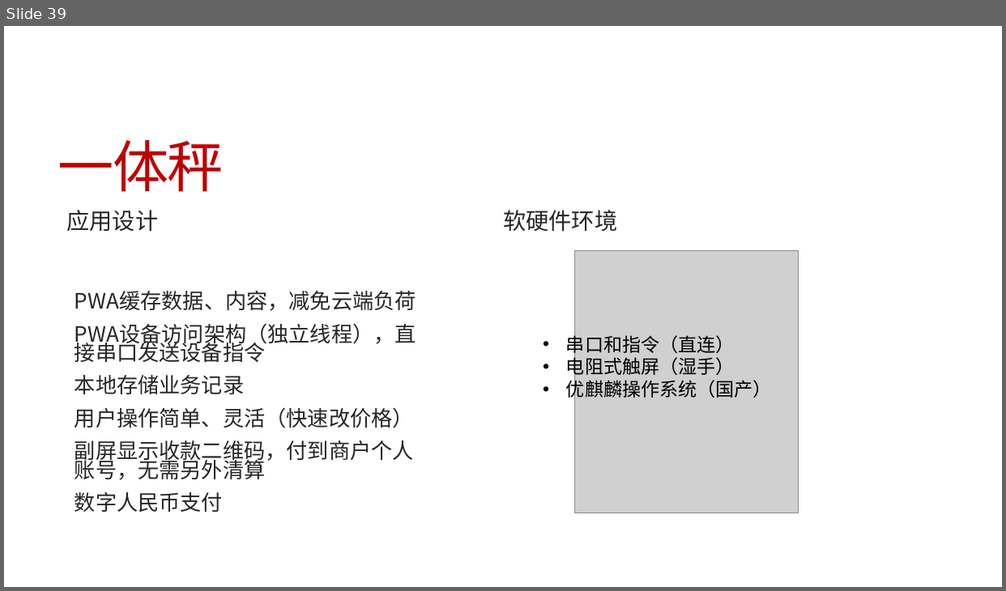
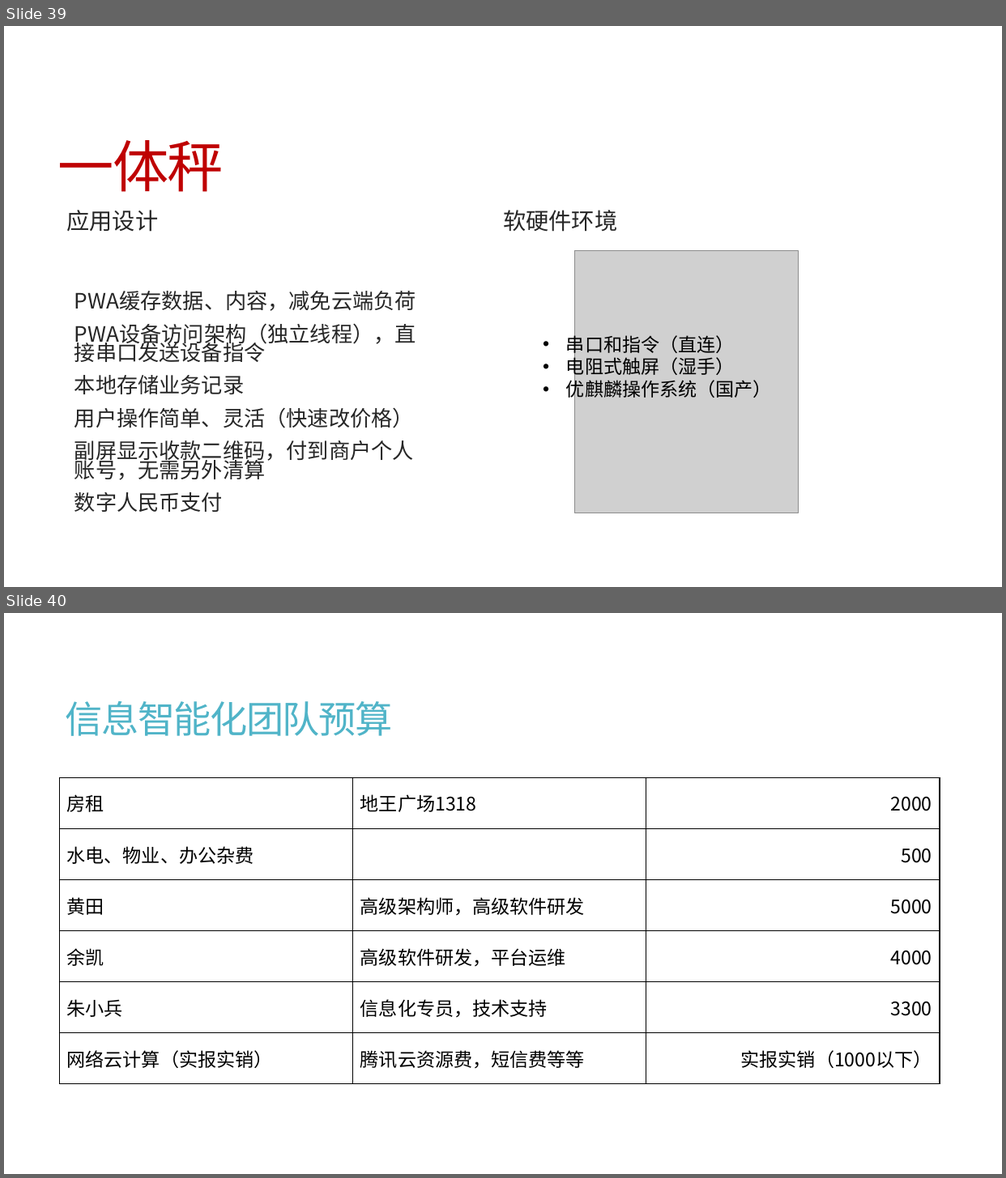
Before and after one commit to jzgi/chainsmart, a slide deck: Docs/中惠农通平台设计.pptx. Shown one above the other, each under a label of ours: slide 39 before the commit, slides 39 and 40 after it. The pictures are 1006x591 and 1006x1178 pixels, drawn with LibreOffice and Linux fonts; fonts in the diff are those of the drawing; grey boxes stand for pictures. Boxes give left, top, right and bottom in pixels: in the first picture for what was removed or moved away, otherwise in the second. Text is boxed around its words. In the diff, an @@ line names an element or a change of style, - is before the commit and + after.

```diff
--- a/Docs/中惠农通平台设计.pptx
+++ b/Docs/中惠农通平台设计.pptx
@@ slide 40 added at bbox=[4, 613, 1002, 1174], background #FFFFFF @@
@@ title added at bbox=[66, 701, 393, 736], 36 pt, text #50B4C8 @@
+信息智能化团队预算
@@ table added at bbox=[59, 777, 940, 1084], 6 rows, 3 columns @@
+房租 | 地王广场1318 | 2000
+水电、物业、办公杂费 |  | 500
+黄田 | 高级架构师，高级软件研发 | 5000
+余凯 | 高级软件研发，平台运维 | 4000
+朱小兵 | 信息化专员，技术支持 | 3300
+网络云计算（实报实销） | 腾讯云资源费，短信费等等 | 实报实销（1000以下）
```
Also in this commit, not shown: 58 other files.
